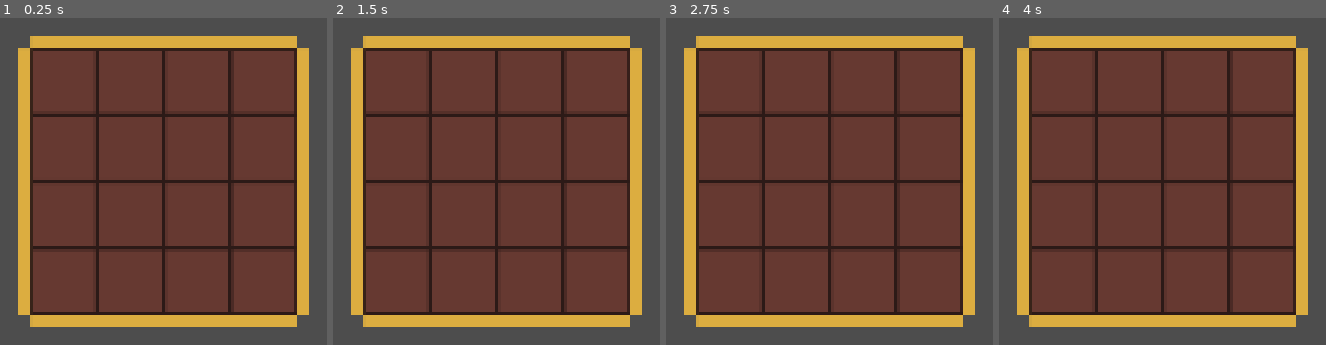
Above: before the commit, frames 1-4 (left to right).
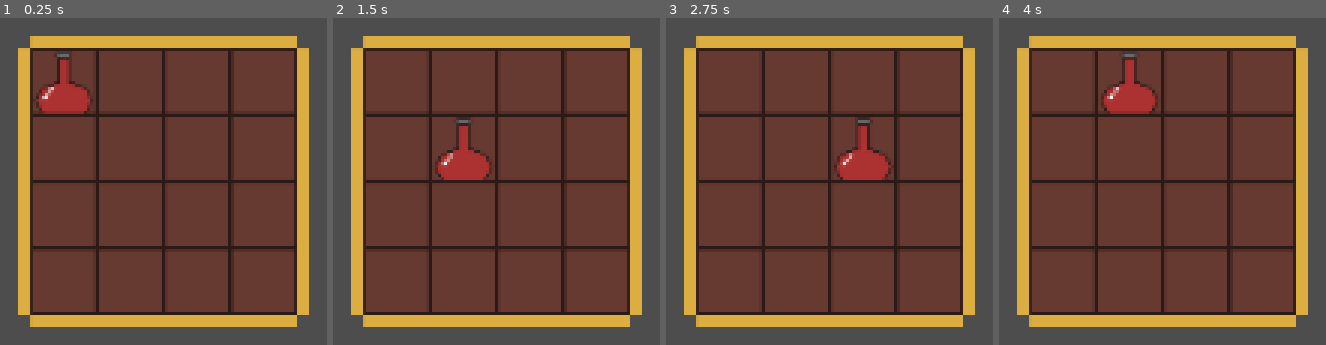
Above: after the commit, the same moments.

Repository: s3716853/idle-rpg
Game: Godot game, scene res://bag/Bag.tscn
Same seed, same stepped clock (60 frames per second), same inputs: the game is played once before the commit and once after it. This scene is started directly instead of the project's main scene.
Inputs:
- Up to frame 1 (0.25 s): no input
- Up to frame 2 (1.5 s): tap Enter at 0.5 s; hold Right (ui_right) 0.53-1.28 s; tap Space at 1.25 s; hold Down (ui_down) from 1.28 s (still down)
- Up to frame 3 (2.75 s): tap Enter at 2 s; release Down (ui_down) at 2.03 s; hold Right (ui_right) from 2.03 s (still down)
- Up to frame 4 (4 s): tap Space at 2.75 s; release Right (ui_right) at 2.78 s; hold Up (ui_up) 2.78-3.53 s; tap Enter at 3.5 s; hold Left (ui_left) from 3.53 s (still down)

The runs differ from the first frame. In frame 1, 1.7% of the frame differs, in the area x 11-28%, y 10-30%; in frame 2, 1.8%, in the area x 31-49%, y 30-50%; in frame 3, 1.7%; in frame 4, 1.7%.

Commit message:
items placed in bag are confined between borders, and move one tile at a time using hardcoded values

Diff:
--- a/bag/Bag.tscn
+++ b/bag/Bag.tscn
@@ -1,6 +1,7 @@
-[gd_scene load_steps=4 format=3 uid="uid://bq12xb16vnsqm"]
+[gd_scene load_steps=5 format=3 uid="uid://bq12xb16vnsqm"]
 
 [ext_resource type="Texture2D" uid="uid://dt4x2714f0m6n" path="res://bag/bag tilesheet.png" id="1_tq88q"]
+[ext_resource type="PackedScene" uid="uid://0tgrpjvwq1m0" path="res://items/Item.tscn" id="2_fvi8e"]
 
 [sub_resource type="TileSetAtlasSource" id="TileSetAtlasSource_euqlj"]
 texture = ExtResource("1_tq88q")
@@ -36,3 +37,6 @@
 tile_set = SubResource("TileSet_1pe86")
 format = 2
 layer_0/tile_data = PackedInt32Array(65537, 5, 0, 131073, 5, 0, 196609, 5, 0, 262145, 5, 0, 262146, 5, 0, 262147, 5, 0, …(415 unchanged characters)…
+
+[node name="Item" parent="." instance=ExtResource("2_fvi8e")]
+position = Vector2(48, 48)
--- /dev/null
+++ b/items/Item.gd
@@ -0,0 +1,22 @@
+extends CharacterBody2D
+
+
+const SPEED = 300.0
+
+func _physics_process(delta):
+
+	# Get the input direction and handle the movement/deceleration.
+	# As good practice, you should replace UI actions with custom gameplay actions.
+
+	var motion = Vector2(0, 0)
+	#var direction = Input.get_vector("ui_left", "ui_right", "ui_up", "ui_down")
+	if Input.is_action_just_pressed("ui_down"):
+		motion = Vector2(0, 32)
+	if Input.is_action_just_pressed("ui_up"):
+		motion = Vector2(0, -32)
+	if Input.is_action_just_pressed("ui_left"):
+		motion = Vector2(-32, 0)
+	if Input.is_action_just_pressed("ui_right"):
+		motion = Vector2(32, 0)
+
+	move_and_collide(motion)
--- a/items/Item.tscn
+++ b/items/Item.tscn
@@ -1,16 +1,16 @@
-[gd_scene load_steps=3 format=3 uid="uid://0tgrpjvwq1m0"]
+[gd_scene load_steps=4 format=3 uid="uid://0tgrpjvwq1m0"]
 
+[ext_resource type="Script" path="res://items/Item.gd" id="1_84l15"]
 [ext_resource type="Texture2D" uid="uid://dwl7j04ndtxop" path="res://items/potion.png" id="1_nq34b"]
 
 [sub_resource type="RectangleShape2D" id="RectangleShape2D_pf2y7"]
 size = Vector2(32, 32)
 
-[node name="Item" type="Node2D"]
+[node name="Item" type="CharacterBody2D"]
+script = ExtResource("1_84l15")
 
 [node name="Sprite2D" type="Sprite2D" parent="."]
 texture = ExtResource("1_nq34b")
 
-[node name="CharacterBody2D" type="CharacterBody2D" parent="."]
-
-[node name="CollisionShape2D" type="CollisionShape2D" parent="CharacterBody2D"]
+[node name="CollisionShape2D" type="CollisionShape2D" parent="."]
 shape = SubResource("RectangleShape2D_pf2y7")
